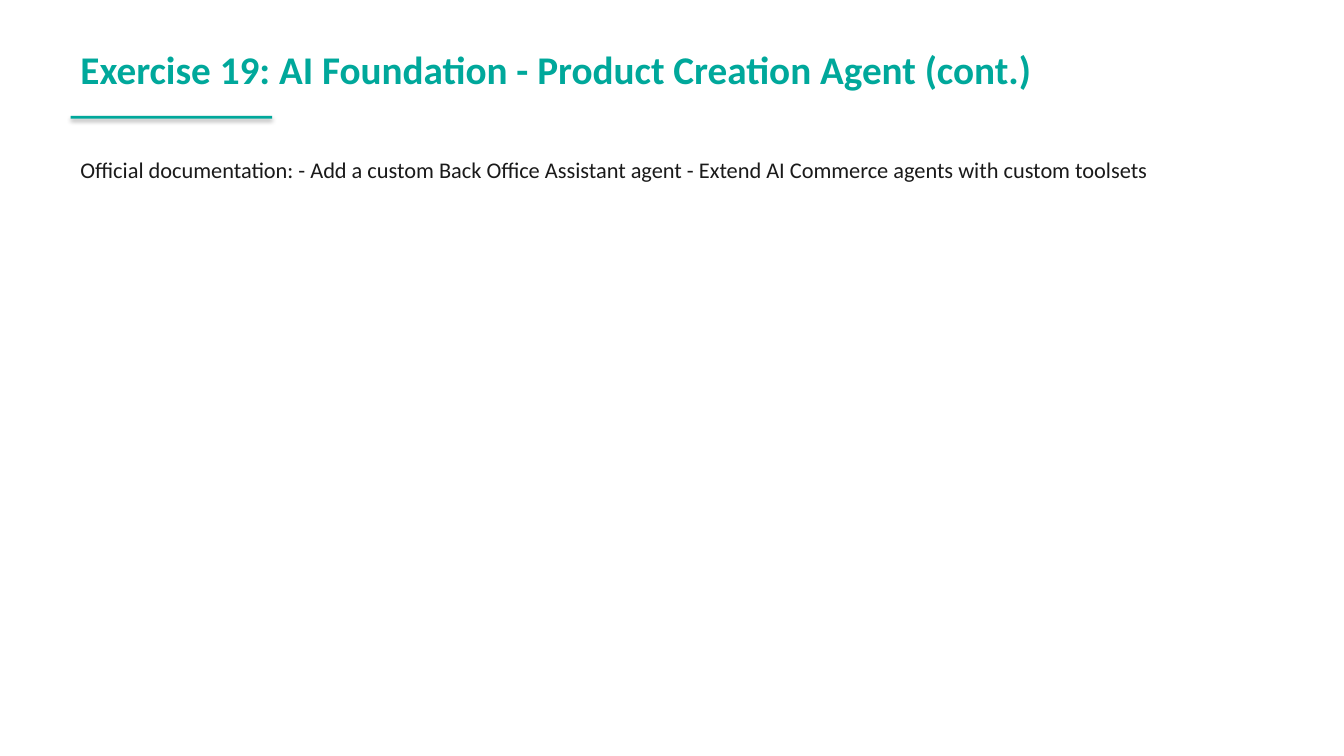
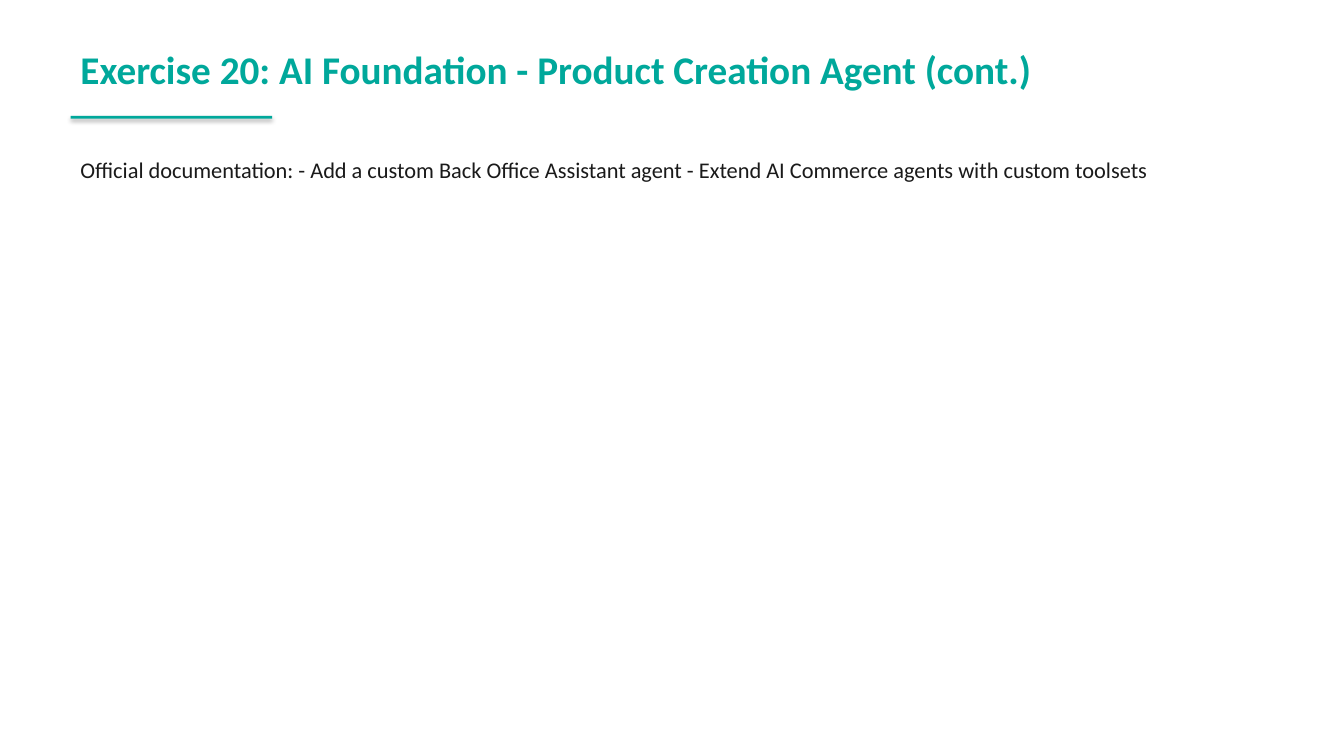
Before and after one commit to spryker-academy/instructor-exercises, a slide deck: slide 51 of guides-pptx/spryker-academy-ai.pptx (slide 33 before the commit). Drawn at 1344x756 pixels with LibreOffice and Linux fonts; fonts in the diff are those of the drawing. Boxes give left, top, right and bottom in pixels: in the first picture for what was removed or moved away, otherwise in the second. Text is boxed around its words. In the diff, an @@ line names an element or a change of style, - is before the commit and + after.

```diff
--- a/guides-pptx/spryker-academy-ai.pptx
+++ b/guides-pptx/spryker-academy-ai.pptx
@@ text at [80, 55, 1031, 91]: text changed @@
-Exercise 19: AI Foundation - Product Creation Agent (cont.)
+Exercise 20: AI Foundation - Product Creation Agent (cont.)
```
Also in this commit, not shown: 9 other slides changed, 18 slides added, 11 other files.
